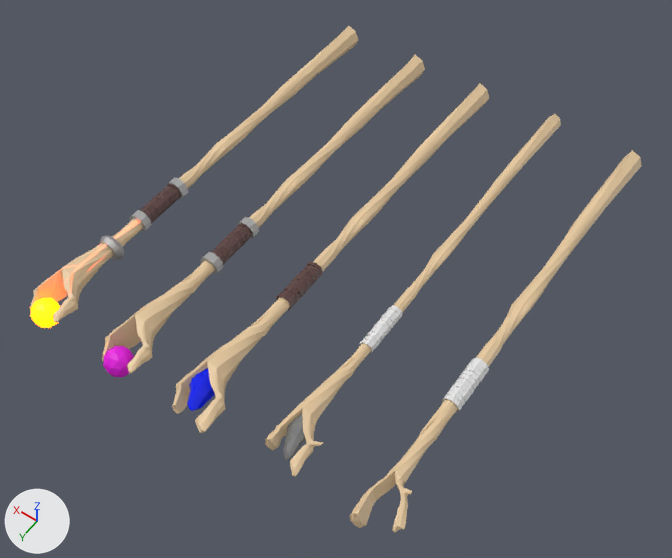
One commit to the Blender file Assets/ImportedAssets/_Models/GnomeTreeStaff.blend: the scene before it, then after it.
The view is the same before and after, from a camera (50 mm lens) standing at (-2.79, 4.77, 7.73) and looking at (0.86, -0.33, -0.29). The axes (+X, +Y, +Z) are drawn at lower left. The lights are the same throughout.

In view in the first picture: 'Bandages', 'CommonGnomeTreeStaff', 'EpicGnomeTreeStaff', 'LegendaryGnomeTreeStaff', 'RareGnomeTreeStaff', 'UncommonGnomeTreeStaff'.
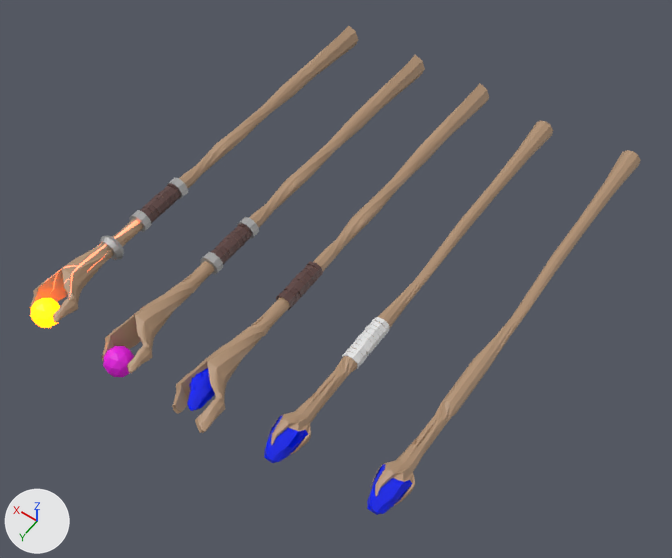
Edits to the bpy script that builds the scene:
```text
Change mat_material_001:
    mat_material_001.base_color: (0.801, 0.592, 0.355) -> (0.443, 0.286, 0.175)  # beige #e7caa1 -> beige #b29274
Add mat_material_005:
    mat_material_005 = principled_material('Material.005')
    mat_material_005.base_color = (0.0, 0.011, 0.802)  # blue #001be7
    mat_material_005.roughness = 0.0
Change me_cylinder:
    used by ob_commongnometreestaff; location = (-1.05, 0.0, 0.0); rotation_euler = (-1.571, 1.571, 0.0), in degrees (-90, 90, 0); scale = (0.163, 0.163, 0.163)
    remove me_cylinder.from_pydata(...)  # 2341 vertices, 4240 faces; spans x -1.0..1.0, y -1.1..2.0, z -21.9..11.9
    add me_cylinder.from_pydata(...)  # 273 vertices, 255 faces; spans x -1.1..1.0, y -1.1..1.1, z -21.8..10.3
    me_cylinder part 1: 1 vertex moved within x -0.4, y -0.1, z -4.6; 2329 vertices removed from x -1.0..1.0, y -1.1..2.0, z -21.9..11.9; 261 vertices added at x -1.1..1.0, y -1.1..1.1, z -21.8..10.3
    add me_cylinder.materials.append(mat_material_002)  # blue #001be7
Change me_cylinder_004:
    used by ob_uncommongnometreestaff; location = (0.0, 0.14, 0.0); rotation_euler = (-1.571, 1.571, 0.0), in degrees (-90, 90, 0); scale = (0.163, 0.163, 0.163)
    remove me_cylinder_004.from_pydata(...)  # 4748 vertices, 6866 faces; spans x -1.3..0.6, y -0.9..2.1, z -22.6..10.8
    add me_cylinder_004.from_pydata(...)  # 273 vertices, 255 faces; spans x -1.1..1.0, y -1.1..1.1, z -21.8..10.3
    me_cylinder_004 part 2: 10 loose pieces with 320 vertices, spanning x -0.7..0.3, y -0.2..0.7, z -1.8..1.7, are deleted
    me_cylinder_004 part 3: 4 vertices moved within x -0.3..0.1, y 0.5..0.9, z -4.8..9.4; 4416 vertices removed from x -1.3..0.6, y -0.9..2.1, z -22.6..10.8; 261 vertices added at x -1.1..1.0, y -1.1..1.1, z -21.8..10.3
    remove me_cylinder_004.materials.append(mat_material_003)  # grey #727272
    remove me_cylinder_004.materials.append(mat_material_010)  # white #e7e7e7
Add me_cylinder_009:
    me_cylinder_009.from_pydata(...)  # 83 vertices, 66 faces; spans x -0.95..0.83, y -1.03..0.94, z 8.43..10.87
    # faces by material slot: [64, 2]
    me_cylinder_009.materials.append(mat_material_005)  # blue #001be7
    me_cylinder_009.materials.append(mat_material_001)  # beige #b29274
Change ob_bandages:
    ob_bandages.parent: ob_commongnometreestaff -> ob_uncommongnometreestaff
    ob_bandages.matrix_parent_inverse: Matrix(((6.12, 0.0, 0.0, 0.0), (0.0, 0.0, 6.12, 0.0), (0.0, -6.12, 0.0, 0.0), (0.0, 0.0, 0.0, 1.0))) -> Matrix(((0.0, 0.0, -6.12, -0.00523), (-6.12, 0.0, 0.0, 0.0291), (0.0, 6.12, 0.0, -0.838), (0.0, 0.0, 0.0, 1.0)))
    ob_bandages.location: (0.0, -0.143, 0.0) -> (0.00725, 0.375, 0.0)
    ob_bandages.rotation_euler: (1.571, 0.0, 0.0) -> (1.571, -0.303, 0.0)  # degrees (90, 0, 0) -> degrees (90, -17, 0)
Add ob_gem_001:
    ob_gem_001 = bpy.data.objects.new('Gem.001', me_cylinder_009)
    ob_gem_001.parent = ob_uncommongnometreestaff
    ob_gem_001.matrix_parent_inverse = Matrix(((0.0, 0.0, -6.12, 0.0), (-6.12, 0.0, 0.0, -6.429), (0.0, 6.12, 0.0, 0.0), (0.0, 0.0, 0.0, 1.0)))
    ob_gem_001.location = (-1.051, 0.0, 0.0)
    ob_gem_001.rotation_euler = (-1.571, 1.571, 0.0)  # degrees (-90, 90, 0)
    ob_gem_001.scale = (0.163, 0.163, 0.163)
Add ob_gem:
    ob_gem = bpy.data.objects.new('Gem', me_cylinder_009.copy())
    ob_gem.parent = ob_commongnometreestaff
    ob_gem.matrix_parent_inverse = Matrix(((0.0, 0.0, -6.12, 0.0), (-6.12, 0.0, 0.0, -6.429), (0.0, 6.12, 0.0, 0.0), (0.0, 0.0, 0.0, 1.0)))
    ob_gem.location = (-1.051, 0.0, 0.0)
    ob_gem.rotation_euler = (-1.571, 1.571, 0.0)  # degrees (-90, 90, 0)
    ob_gem.scale = (0.163, 0.163, 0.163)
```

Where the change shows, as pixel boxes (x1, y1, x2, y2) in the pictures (672 x 558 px):
'RareGnomeTreeStaff', recoloured: (172, 83, 489, 433) in both
'CommonGnomeTreeStaff', recoloured, reshaped (7% narrower, 7% shorter): before (350, 150, 642, 532); after (370, 150, 641, 506)
'EpicGnomeTreeStaff', recoloured: (101, 55, 425, 375) in both
'LegendaryGnomeTreeStaff', recoloured: (29, 26, 358, 325) in both
'UncommonGnomeTreeStaff', recoloured, reshaped (8% shorter): before (265, 114, 561, 477); after (268, 121, 553, 455)
'Bandages', moved, turned: before (442, 358, 489, 413); after (342, 317, 389, 368)
'Gem', added (blue): after (367, 464, 412, 515)
'Gem.001', added (blue): after (264, 416, 308, 463)
part 2 of me_cylinder_004, deleted: before (360, 305, 402, 353)
part 3 of me_cylinder_004, cut back: before (265, 114, 561, 477); after (268, 121, 553, 455)
